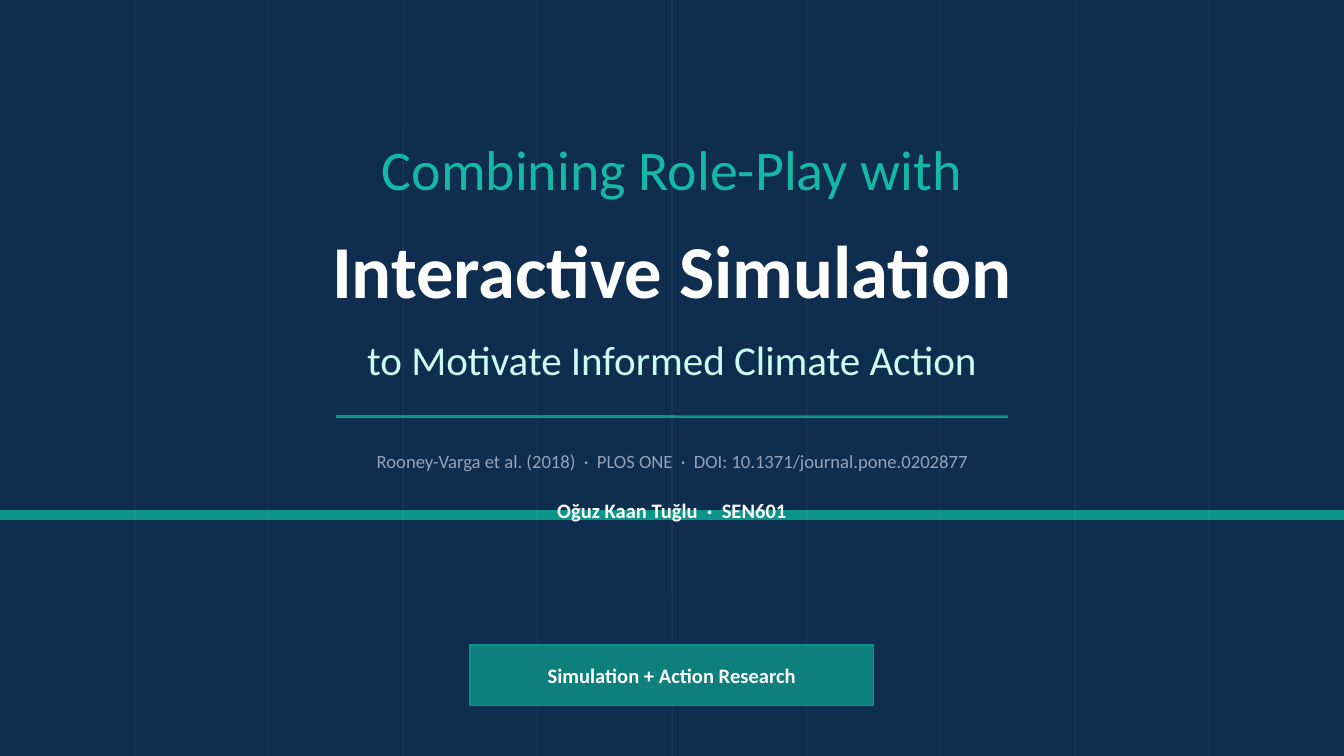
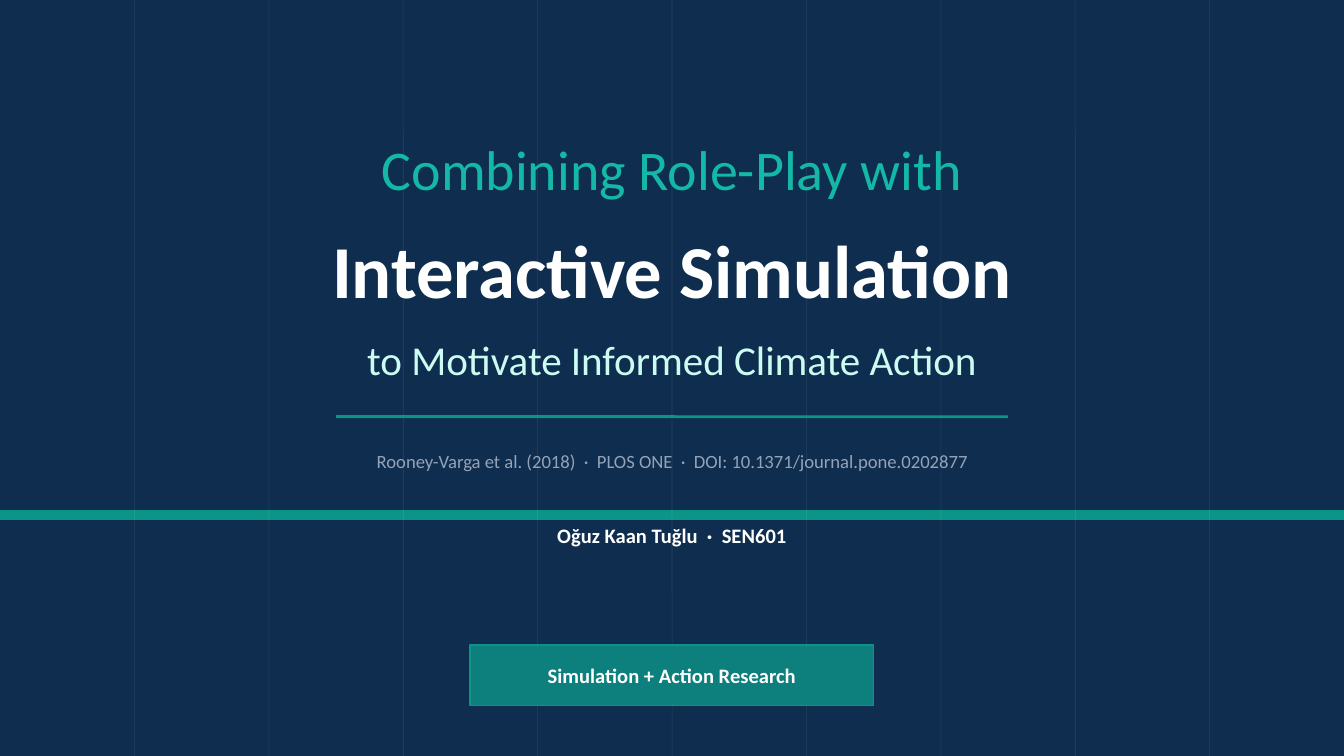
Before and after one commit to ogzknttgl/presentation, a slide deck: slide 1 of WorldClimate_v2.pptx. Drawn at 1344x756 pixels with LibreOffice and Linux fonts; fonts in the diff are those of the drawing. Boxes give left, top, right and bottom in pixels: in the first picture for what was removed or moved away, otherwise in the second. Text is boxed around its words. In the diff, an @@ line names an element or a change of style, - is before the commit and + after.

```diff
--- a/WorldClimate_v2.pptx
+++ b/WorldClimate_v2.pptx
@@ text "Oğuz Kaan Tuğlu · SEN601" rewrapped from (557, 501, 787, 524) to (557, 528, 787, 547) @@
```
Also in this commit, not shown: 12 other slides changed, 1 slide removed.
